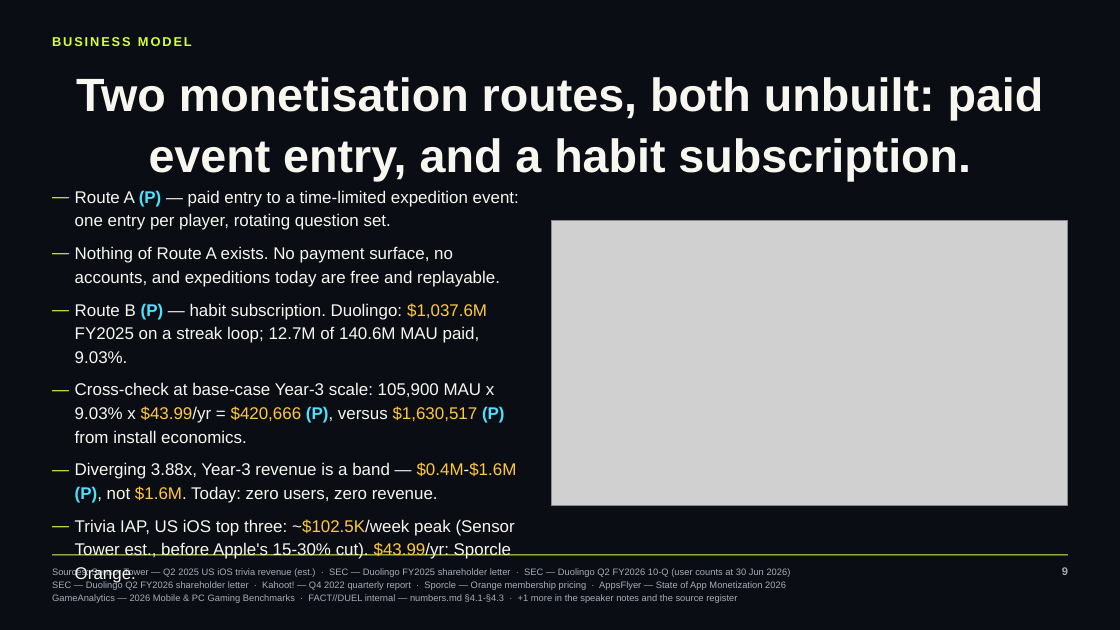
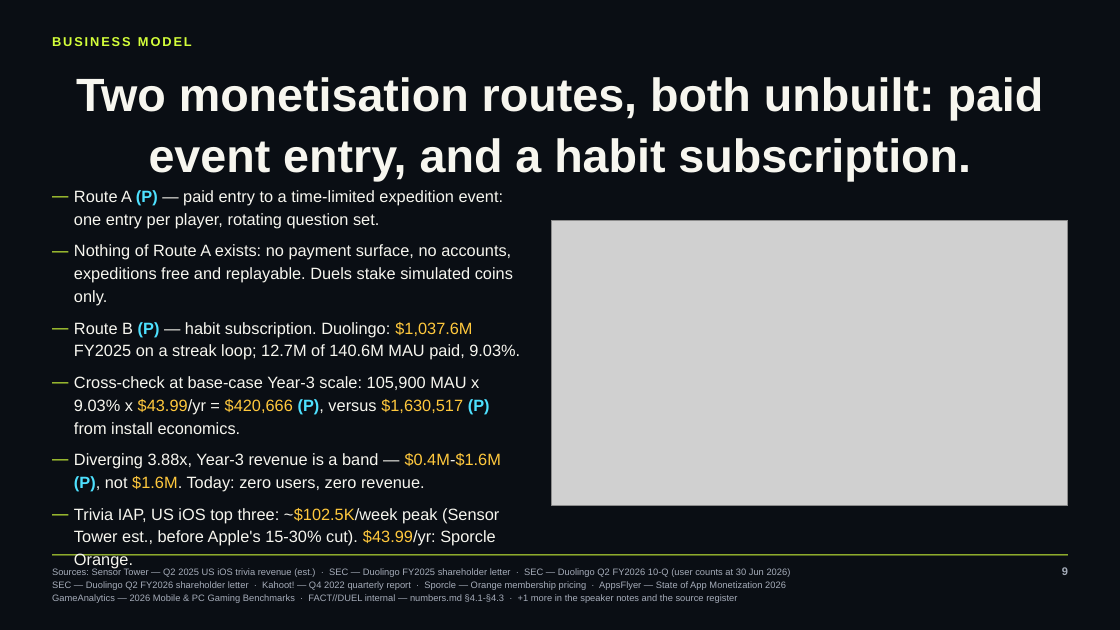
Before and after one commit to occult-kranti/fact-duel, a slide deck: slide 9 of public/product/investor/factduel-seed-deck.pptx. Drawn at 1120x630 pixels with LibreOffice and Linux fonts; fonts in the diff are those of the drawing; grey boxes stand for pictures. Boxes give left, top, right and bottom in pixels: in the first picture for what was removed or moved away, otherwise in the second. Text is boxed around its words. In the diff, an @@ line names an element or a change of style, - is before the commit and + after.

```diff
--- a/public/product/investor/factduel-seed-deck.pptx
+++ b/public/product/investor/factduel-seed-deck.pptx
@@ text at (74,190,520,546): size 14.5 to 14 pt in "Route A (P) — paid entry to ...", "Route B (P) — habit subscription. Duolingo: ...", "Cross-check at base-case Year-3 scale: 105,900 MAU ...", "Diverging 3.88x, Year-3 revenue is a band ..." and 1 more places; indent changed @@
@@ text at (74,244,513,306): text changed; size 14.5 to 14 pt @@
-— Nothing of Route A exists. No payment surface, no accounts, and expeditions today are free and replayable.
+— Nothing of Route A exists: no payment surface, no accounts, expeditions free and replayable. Duels stake simulated coins only.
```
Also in this commit, not shown: 1 other slide changed, 5 other files.
